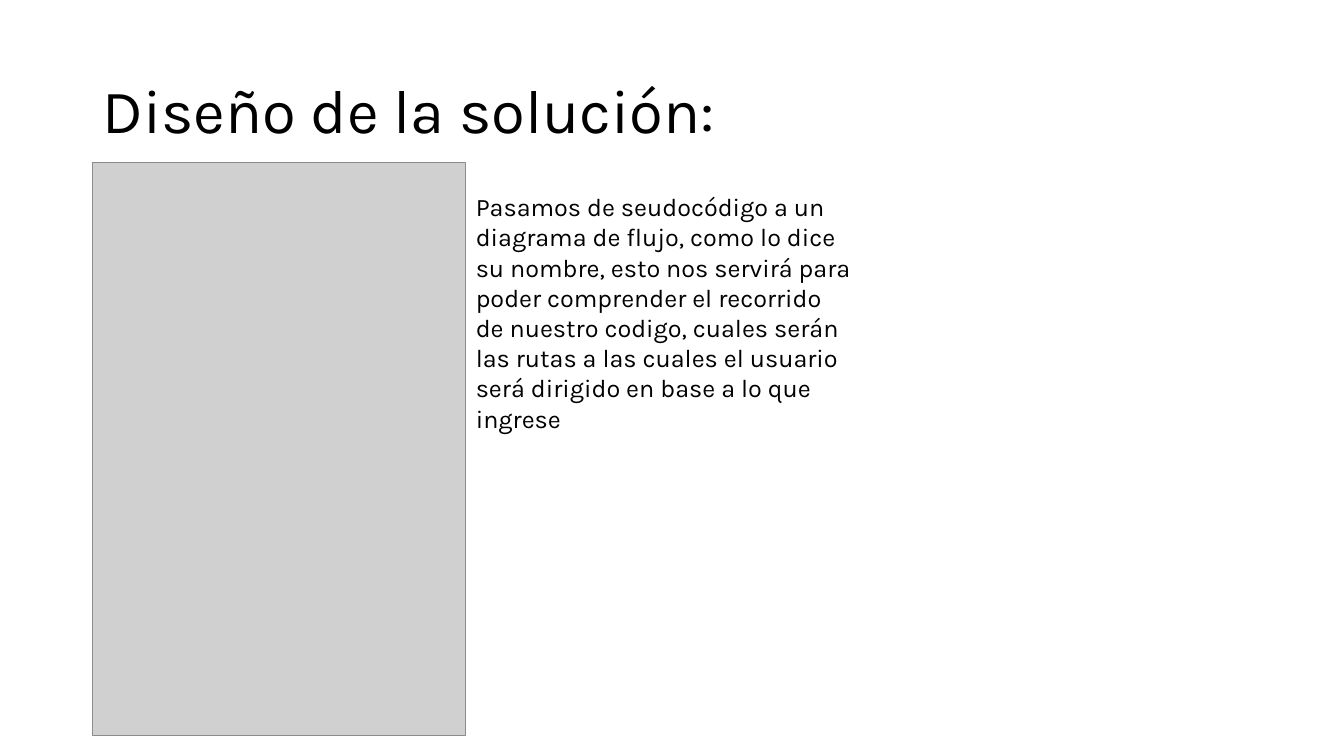
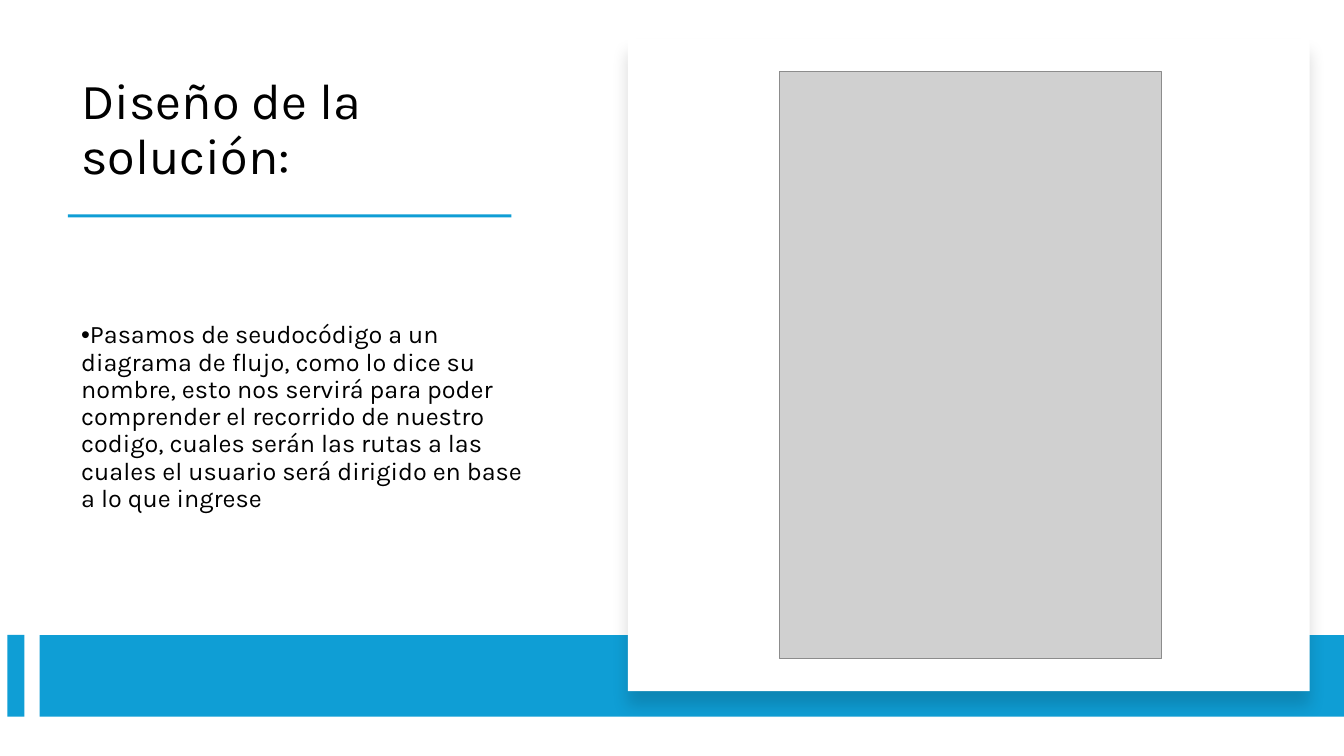
Before and after one commit to Guess2007/FUNDAMENTOS-DE-PROGRAMACION, a slide deck: slide 8 of Caso de la bodega.pptx. Drawn at 1344x756 pixels with LibreOffice and Linux fonts; fonts in the diff are those of the drawing; grey boxes stand for pictures. Boxes give left, top, right and bottom in pixels: in the first picture for what was removed or moved away, otherwise in the second. Text is boxed around its words. In the diff, an @@ line names an element or a change of style, - is before the commit and + after.

```diff
--- a/Caso de la bodega.pptx
+++ b/Caso de la bodega.pptx
@@ title "Diseño de la solución:": place and size @@
-title "Diseño de la solución:" at <box>102,86,715,134</box>
+title "Diseño de la solución:" at <box>81,84,361,175</box>
@@ title "Diseño de la solución:" at <box>81,84,361,175</box>: size 44 to 36 pt; vertical alignment middle to bottom @@
@@ rectangle added at <box>628,39,1310,692</box>, fill #FFFFFF @@
@@ picture: place and size @@
-picture at <box>93,162,467,736</box>
+picture at <box>779,72,1162,658</box>
@@ rectangle added at <box>68,215,511,218</box>, fill #0F9ED5 @@
@@ text "Pasamos de seudocódigo a un ...": place and size @@
-text "Pasamos de seudocódigo a un ..." at <box>476,197,851,404</box>
+text "Pasamos de seudocódigo a un ..." at <box>81,324,522,513</box>
@@ text "Pasamos de seudocódigo a un ..." at <box>81,324,522,513</box>: bullet none to •; line spacing 1 to 0.9; more space between paragraphs; vertical alignment top to middle @@
@@ rectangle added at <box>7,635,24,717</box>, fill #0F9ED5 @@
@@ rectangle added at <box>40,636,1344,717</box>, fill #0F9ED5 @@
```
Also in this commit, not shown: 3 other slides changed, 1 slide added.
